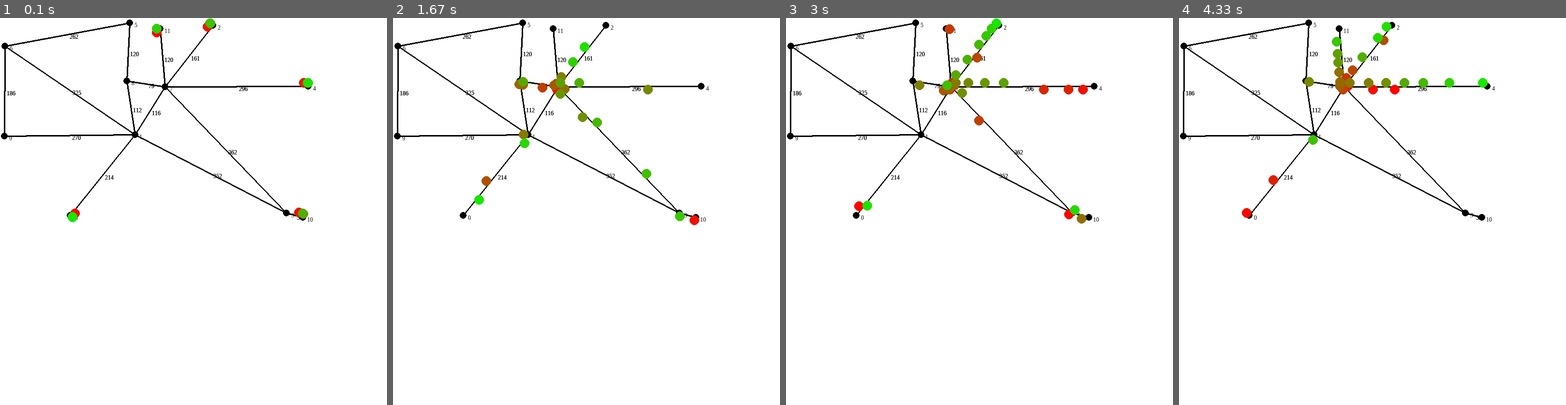
Above: before the commit, frames 1-4 (left to right).
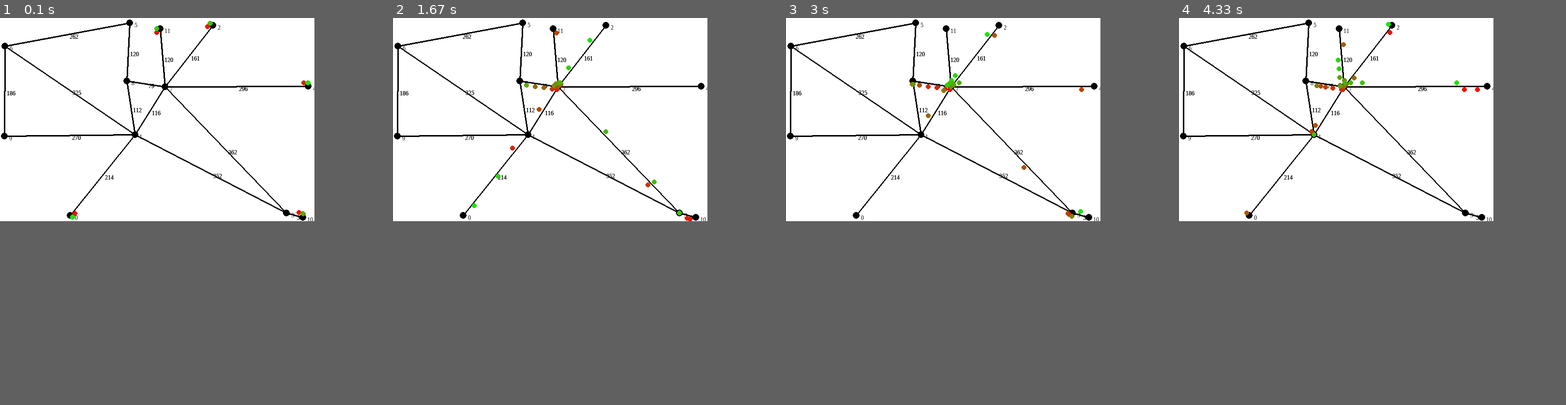
Above: after the commit, the same moments.

Repository: Ickaser/car-graph-viz
Game: pygame game, started from main_pygame.py
Two runs of this game, one before a commit and one after it. Both use one fixed random seed, a clock stepped at 60 frames per second and the inputs below.
Inputs:
- Up to frame 1 (0.1 s): no input
- Up to frame 2 (1.67 s): hold Right 0.33-0.8 s; hold Right 0.83-1.3 s; hold Left from 1.33 s (still down)
- Up to frame 3 (3 s): release Left at 1.87 s; hold Left 1.9-2.3 s; hold Right 2.33-2.97 s
- Up to frame 4 (4.33 s): hold Left 3-3.47 s; hold Right 3.5-3.97 s; hold Right from 4 s (still down)
The window is 800x800 before the commit and 650x420 after it. Grey fills any space a smaller window leaves; there, only what the larger window draws over its background counts as a difference.

The runs differ from the first frame. In frame 1, 0.3% of the frame differs, in the area x 17-82%, y 0-53%; in frame 2, 1.1%; in frame 3, 1.3%; in frame 4, 1.3%, in the area x 16-82%, y 1-53%.

Commit message:
Update main_pygame.py

Diff:
--- a/main_pygame.py
+++ b/main_pygame.py
@@ -10,11 +10,11 @@
 
 # window size to be used by pygame. (X, Y)
 # gets used in a number of functions, as it turns out
-size = (800, 800)
+size = (650, 420)
 
 # configurable values used when generating cars
 carsNum = 30
-carSize = 20
+carSize = 10
 stepsNum = 1
 carAccel = 3
 nodeWait = 3
